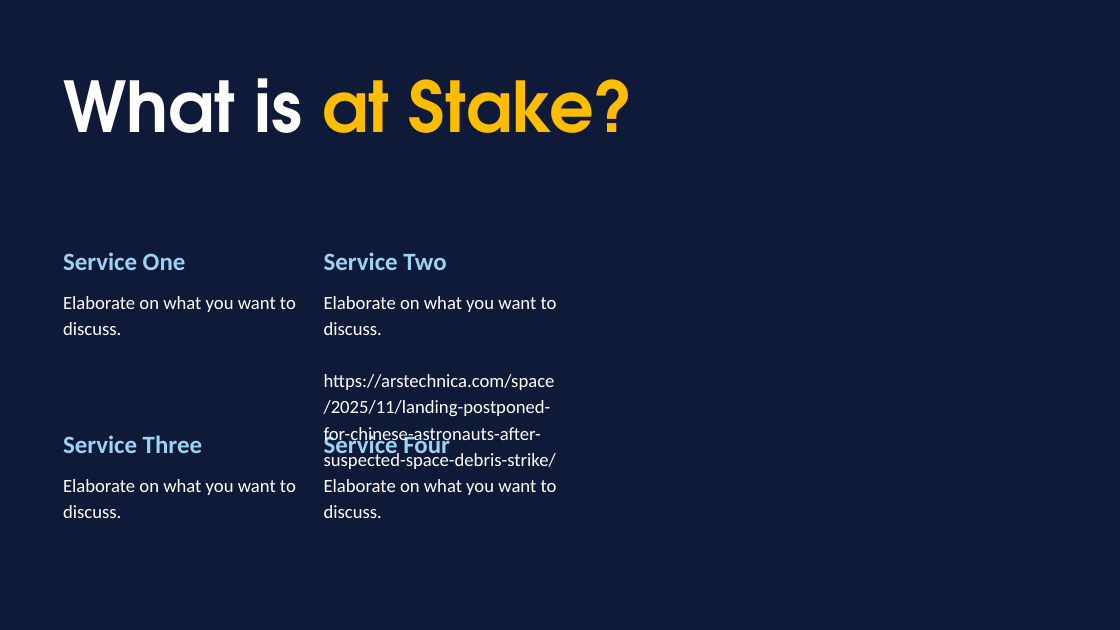
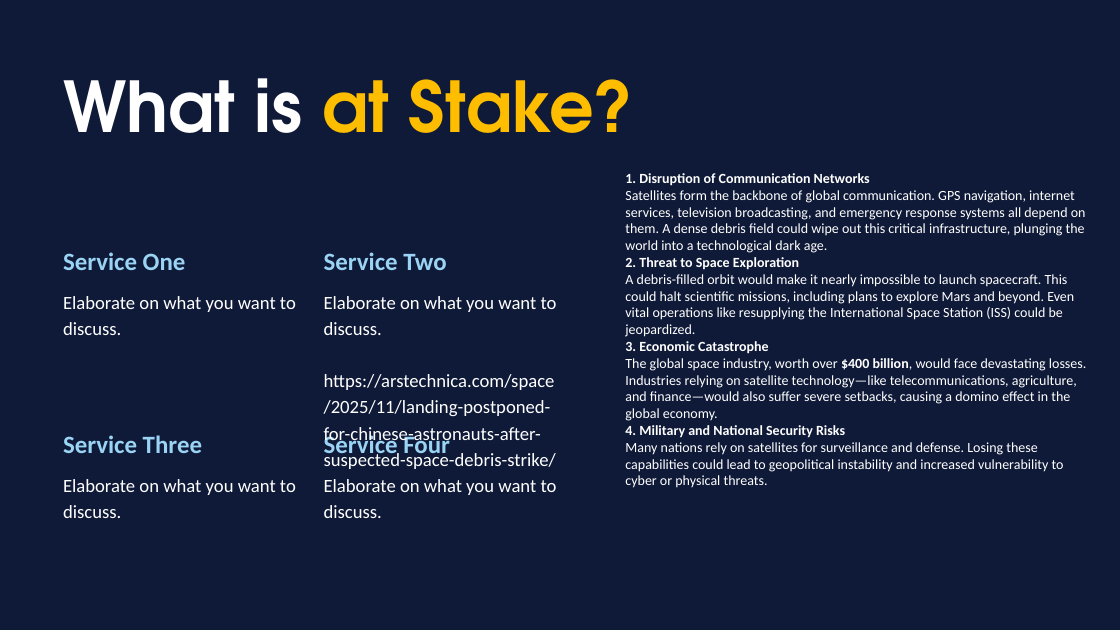
Before and after one commit to daemonchild/cardiffmet-dat5001-visualisation-of-data, a slide deck: slide 10 of assessment/presentation/From Launch to Litter Orbital Overload.pptx. Drawn at 1120x630 pixels with LibreOffice and Linux fonts; fonts in the diff are those of the drawing. Boxes give left, top, right and bottom in pixels: in the first picture for what was removed or moved away, otherwise in the second. Text is boxed around its words. In the diff, an @@ line names an element or a change of style, - is before the commit and + after.

```diff
--- a/assessment/presentation/From Launch to Litter Orbital Overload.pptx
+++ b/assessment/presentation/From Launch to Litter Orbital Overload.pptx
@@ text added at [625, 173, 1086, 488], 18 pt, text #FFFFFF @@
+1. Disruption of Communication Networks
+Satellites form the backbone of global communication. GPS navigation, internet services, television broadcasting, and emergency response systems all depend on them. A dense debris field could wipe out this critical infrastructure, plunging the world into a technological dark age.
+2. Threat to Space Exploration
+A debris-filled orbit would make it nearly impossible to launch spacecraft. This could halt scientific missions, including plans to explore Mars and beyond. Even vital operations like resupplying the International Space Station (ISS) could be jeopardized.
+3. Economic Catastrophe
+The global space industry, worth over $400 billion, would face devastating losses. Industries relying on satellite technology—like telecommunications, agriculture, and finance—would also suffer severe setbacks, causing a domino effect in the global economy.
+4. Military and National Security Risks
+Many nations rely on satellites for surveillance and defense. Losing these capabilities could lead to geopolitical instability and increased vulnerability to cyber or physical threats.
```
